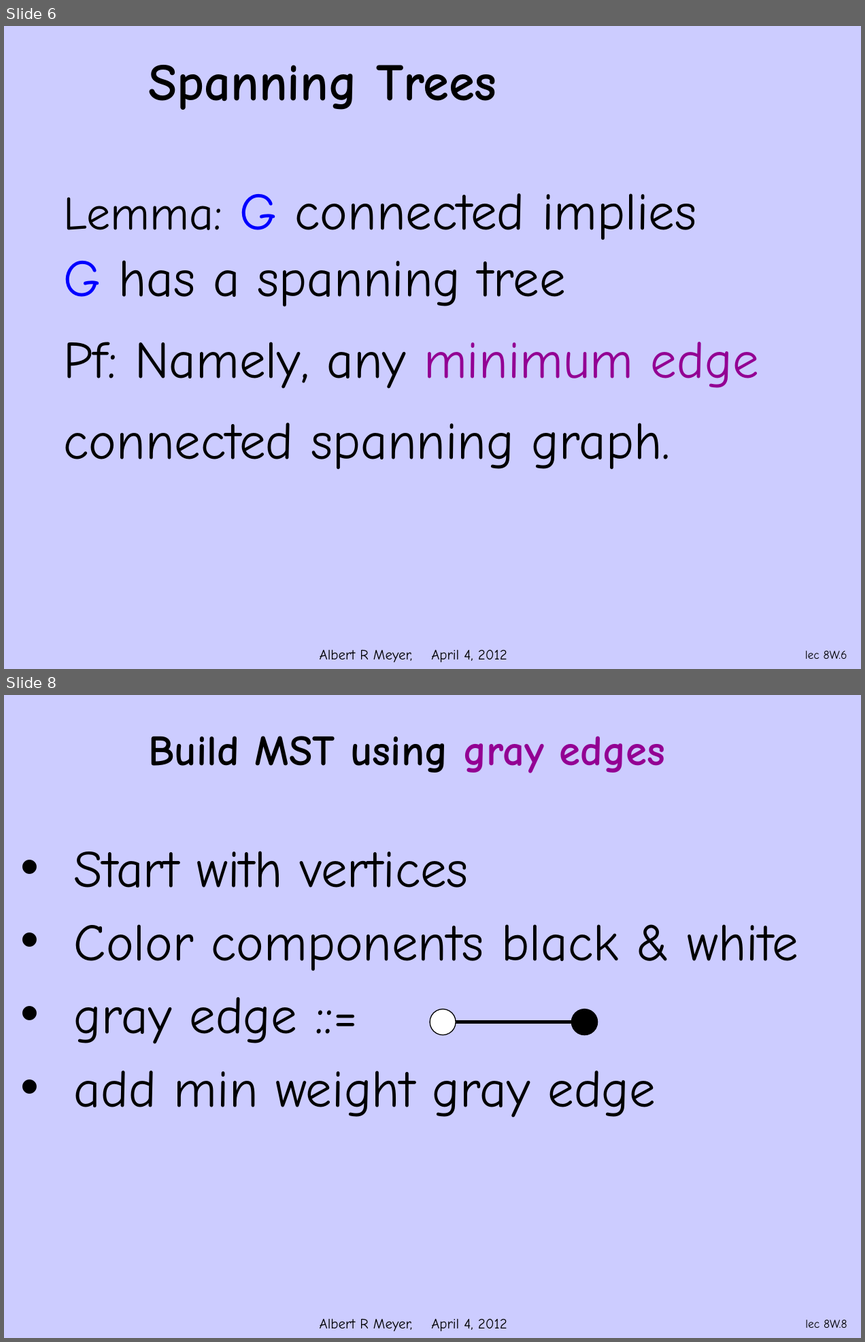
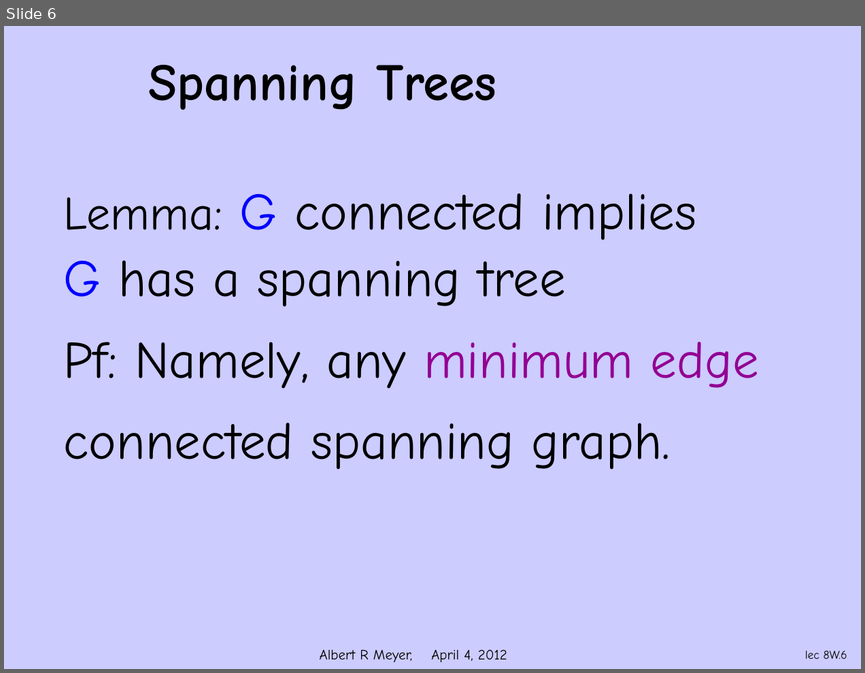
Before and after one commit to armeyer/mcs_web, a slide deck: spring12/slidesS12/trees-spanning.pptx. Shown one above the other, each under a label of ours: slides 6 and 8 before the commit, slide 6 after it; the slides between them are not shown. The pictures are 865x1342 and 865x673 pixels, drawn with LibreOffice and Linux fonts; fonts in the diff are those of the drawing; background and template pictures are left out. Boxes give left, top, right and bottom in pixels: in the first picture for what was removed or moved away, otherwise in the second. Text is boxed around its words. In the diff, an @@ line names an element or a change of style, - is before the commit and + after.

```diff
--- a/spring12/slidesS12/trees-spanning.pptx
+++ b/spring12/slidesS12/trees-spanning.pptx
@@ slide 8 removed at [4, 695, 861, 1338], background #CCCCFF; not listed: 1 template element that a slide beside it also shows @@
@@ title removed at [148, 736, 665, 773] @@
-Build MST using gray edges
@@ text removed at [74, 851, 798, 1117] @@
-• Start with vertices
-• Color components black & white
-• gray edge ::=
-• add min weight gray edge
@@ ellipse removed at [430, 1008, 456, 1034] @@
@@ ellipse removed at [571, 1008, 597, 1034] @@
@@ line removed from (456, 1021) to (571, 1021) @@
@@ page number removed at [805, 1319, 847, 1327] @@
-lec 8W.8
```
Also in this commit, not shown: 1 slide changed, 10 other slides removed, 1 other file.
